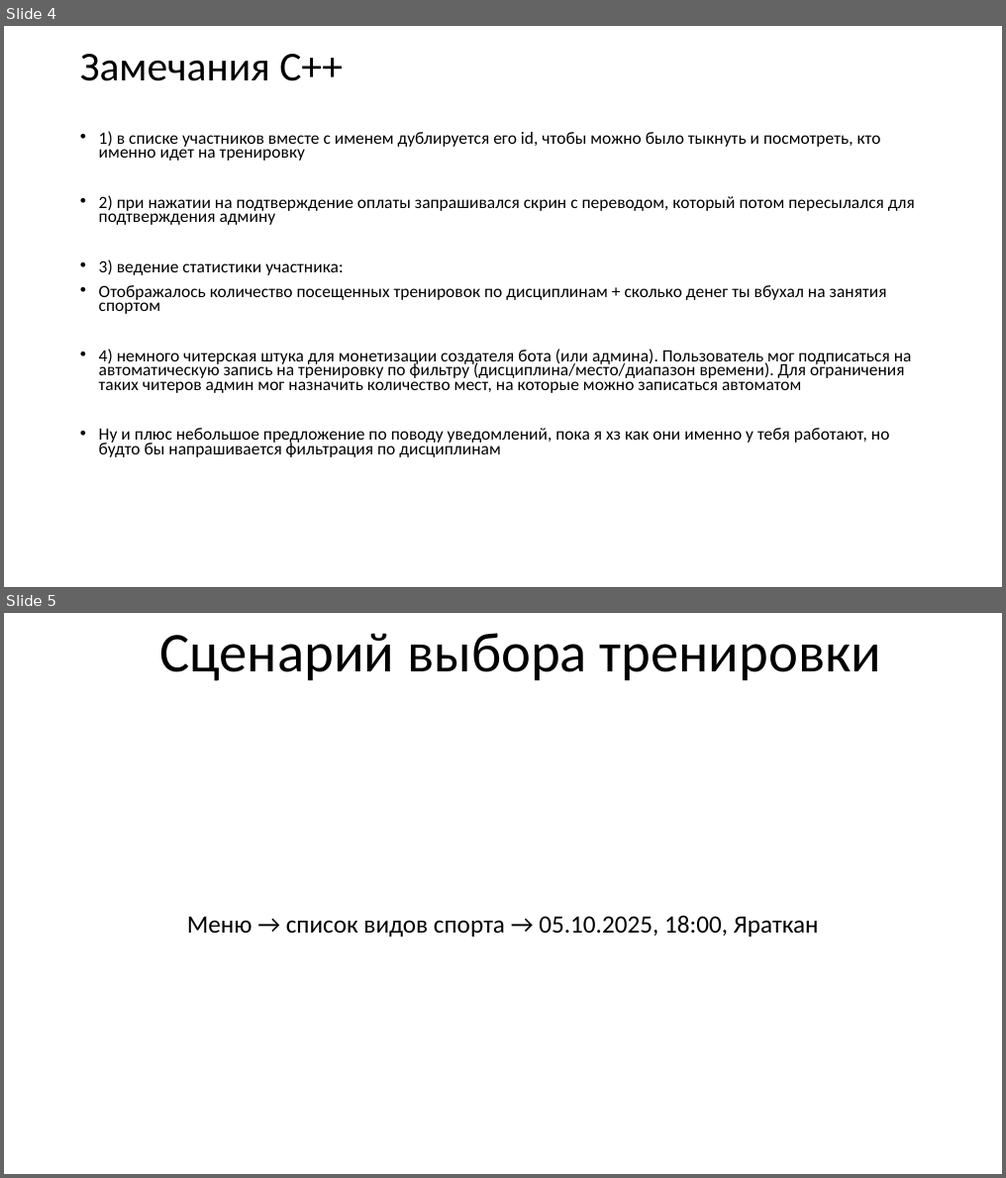
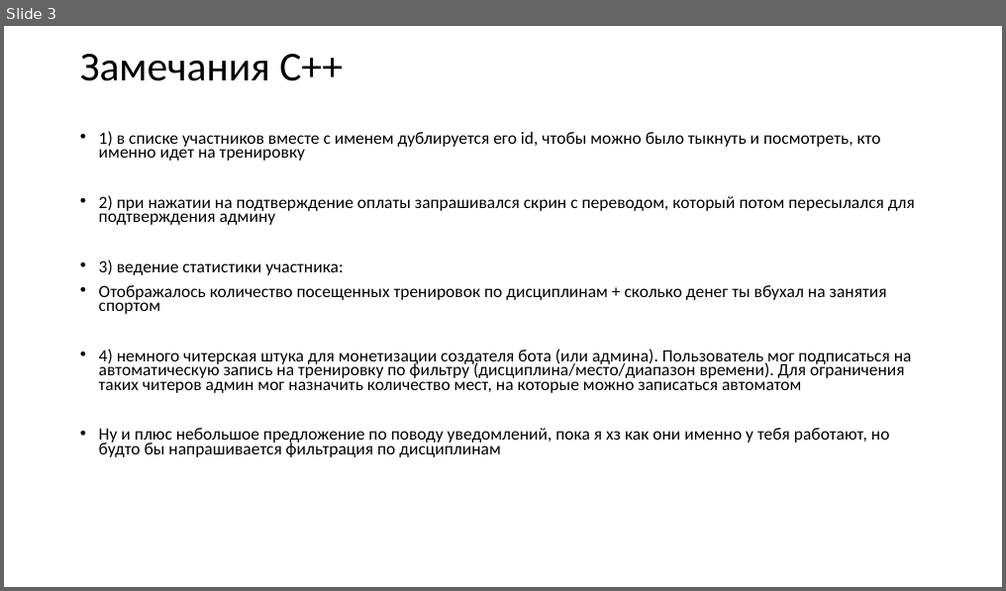
Before and after one commit to SaitBakhteev/New_Baga, a slide deck: plan.pptx. Shown one above the other, each under a label of ours: slides 4 and 5 before the commit, slide 3 after it. The pictures are 1006x1178 and 1006x591 pixels, drawn with LibreOffice and Linux fonts; fonts in the diff are those of the drawing. Boxes give left, top, right and bottom in pixels: in the first picture for what was removed or moved away, otherwise in the second. Text is boxed around its words. In the diff, an @@ line names an element or a change of style, - is before the commit and + after.

```diff
--- a/plan.pptx
+++ b/plan.pptx
@@ slide 5 removed at (x1=4, y1=613, x2=1002, y2=1174), background #FFFFFF @@
@@ title removed at (x1=159, y1=633, x2=881, y2=681) @@
-Сценарий выбора тренировки
@@ subtitle removed at (x1=187, y1=915, x2=819, y2=937) @@
-Меню → список видов спорта → 05.10.2025, 18:00, Яраткан
@@ what was slide 4 is now slide 3 @@
```
Also in this commit, not shown: 1 slide changed, 1 other slide removed.
